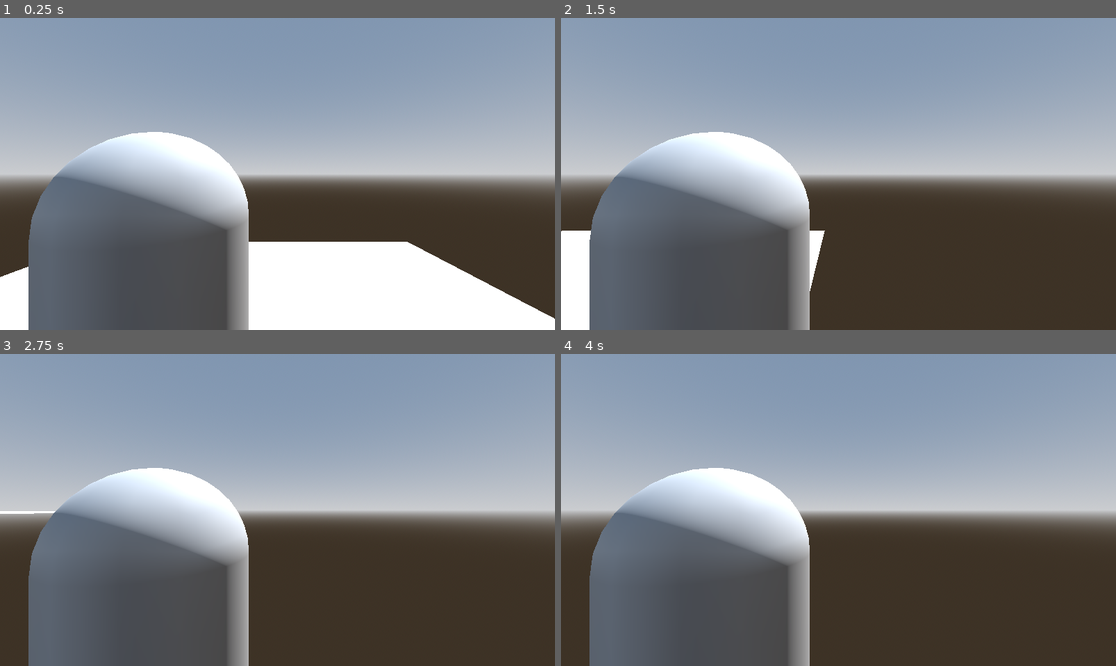
Above: before the commit, frames 1-4 (two rows, left to right).
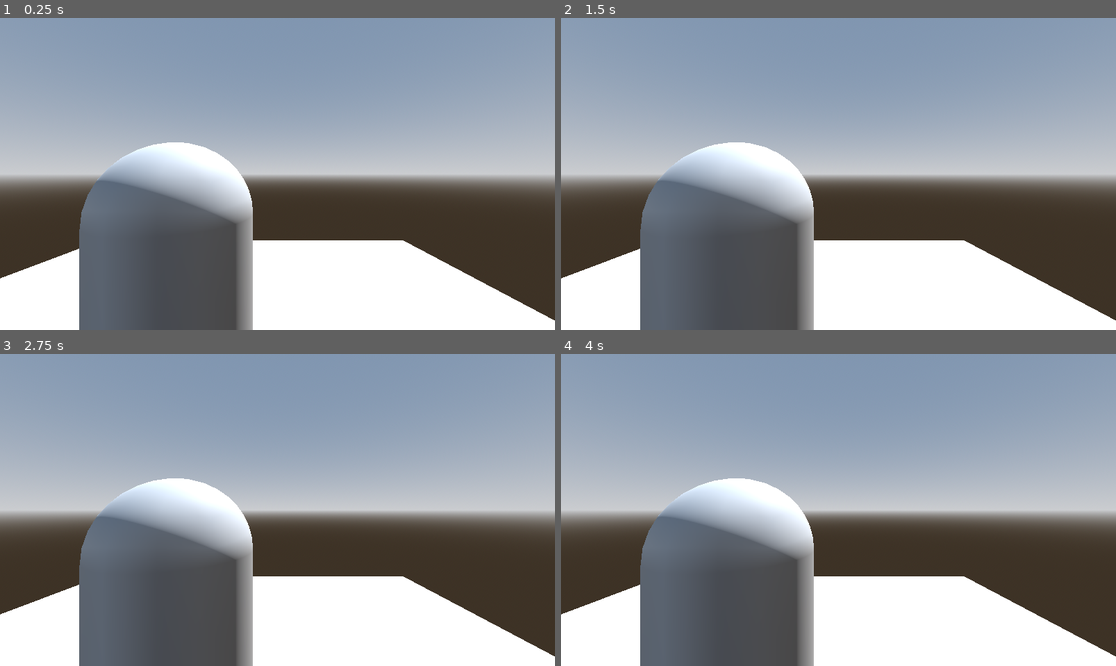
Above: after the commit, the same moments.

Repository: adrian-deguzman/over-the-shoulder-tps
Game: Godot game, scene res://scenes/world.tscn
The game is run twice, just before and just after one commit, with the same random seed, the same clock (stepped at 60 frames per second) and the same inputs.
Inputs:
- Up to frame 1 (0.25 s): no input
- Up to frame 2 (1.5 s): tap Enter (ui_accept) at 0.5, 0.77 s; hold Right (ui_right) 0.53-1.28 s; hold Down (ui_down) from 1.28 s (still down)
- Up to frame 3 (2.75 s): tap Enter (ui_accept) at 1.52 s; release Down (ui_down) at 2.03 s; hold Right (ui_right) from 2.03 s (still down)
- Up to frame 4 (4 s): release Right (ui_right) at 2.78 s; hold Up (ui_up) 2.78-3.53 s; tap Enter (ui_accept) at 3.02, 3.77 s; hold Left (ui_left) from 3.53 s (still down)

The runs differ from the first frame. In frame 1, 8.4% of the frame differs, in the area x 0-100%, y 36-100%; in frame 2, 21%; in frame 3, 21%; in frame 4, 21%.

Commit message:
added: input mapping

Diff:
--- a/barrion-deguzman-tps/project.godot
+++ b/barrion-deguzman-tps/project.godot
@@ -15,6 +15,39 @@
 config/features=PackedStringArray("4.6", "GL Compatibility")
 config/icon="res://icon.svg"
 
+[input]
+
+up={
+"deadzone": 0.2,
+"events": [Object(InputEventKey,"resource_local_to_scene":false,"resource_name":"","device":-1,"window_id":0,"alt_pressed":false,"shift_pressed":false,"ctrl_pressed":false,"meta_pressed":false,"pressed":false,"keycode":0,"physical_keycode":87,"key_label":0,"unicode":119,"location":0,"echo":false,"script":null)
+]
+}
+down={
+"deadzone": 0.2,
+"events": [Object(InputEventKey,"resource_local_to_scene":false,"resource_name":"","device":-1,"window_id":0,"alt_pressed":false,"shift_pressed":false,"ctrl_pressed":false,"meta_pressed":false,"pressed":false,"keycode":0,"physical_keycode":68,"key_label":0,"unicode":100,"location":0,"echo":false,"script":null)
+]
+}
+left={
+"deadzone": 0.2,
+"events": [Object(InputEventKey,"resource_local_to_scene":false,"resource_name":"","device":-1,"window_id":0,"alt_pressed":false,"shift_pressed":false,"ctrl_pressed":false,"meta_pressed":false,"pressed":false,"keycode":0,"physical_keycode":65,"key_label":0,"unicode":97,"location":0,"echo":false,"script":null)
+]
+}
+right={
+"deadzone": 0.2,
+"events": [Object(InputEventKey,"resource_local_to_scene":false,"resource_name":"","device":-1,"window_id":0,"alt_pressed":false,"shift_pressed":false,"ctrl_pressed":false,"meta_pressed":false,"pressed":false,"keycode":0,"physical_keycode":68,"key_label":0,"unicode":100,"location":0,"echo":false,"script":null)
+]
+}
+jump={
+"deadzone": 0.2,
+"events": [Object(InputEventKey,"resource_local_to_scene":false,"resource_name":"","device":-1,"window_id":0,"alt_pressed":false,"shift_pressed":false,"ctrl_pressed":false,"meta_pressed":false,"pressed":false,"keycode":0,"physical_keycode":32,"key_label":0,"unicode":32,"location":0,"echo":false,"script":null)
+]
+}
+sprint={
+"deadzone": 0.2,
+"events": [Object(InputEventKey,"resource_local_to_scene":false,"resource_name":"","device":-1,"window_id":0,"alt_pressed":false,"shift_pressed":false,"ctrl_pressed":false,"meta_pressed":false,"pressed":false,"keycode":0,"physical_keycode":4194325,"key_label":0,"unicode":0,"location":0,"echo":false,"script":null)
+]
+}
+
 [physics]
 
 3d/physics_engine="Jolt Physics"
--- a/barrion-deguzman-tps/scenes/world.tscn
+++ b/barrion-deguzman-tps/scenes/world.tscn
@@ -49,4 +49,4 @@
 transform = Transform3D(1, 0, 0, 0, 1, 0, 0, 0, 1, 0, 2, 0)
 
 [node name="Camera3D" type="Camera3D" parent="Player/Head" unique_id=1114059216]
-transform = Transform3D(1, 0, 0, 0, 1, 0, 0, 0, 1, 0.6723306, -0.23682141, 1.1950154)
+transform = Transform3D(1, 0, 0, 0, 1, 0, 0, 0, 1, 0.6723306, -0.21380544, 1.40663)
--- a/barrion-deguzman-tps/scripts/Player.gd
+++ b/barrion-deguzman-tps/scripts/Player.gd
@@ -16,13 +16,13 @@
 
 	# Get the input direction and handle the movement/deceleration.
 	# As good practice, you should replace UI actions with custom gameplay actions.
-	var input_dir := Input.get_vector("ui_left", "ui_right", "ui_up", "ui_down")
+	var input_dir := Input.get_vector("left", "right", "up", "down")
 	var direction := (transform.basis * Vector3(input_dir.x, 0, input_dir.y)).normalized()
 	if direction:
 		velocity.x = direction.x * SPEED
 		velocity.z = direction.z * SPEED
 	else:
-		velocity.x = move_toward(velocity.x, 0, SPEED)
-		velocity.z = move_toward(velocity.z, 0, SPEED)
+		velocity.x = 0.0 # move_toward(velocity.x, 0, SPEED)
+		velocity.z = 0.0 # move_toward(velocity.z, 0, SPEED)
 
 	move_and_slide()
